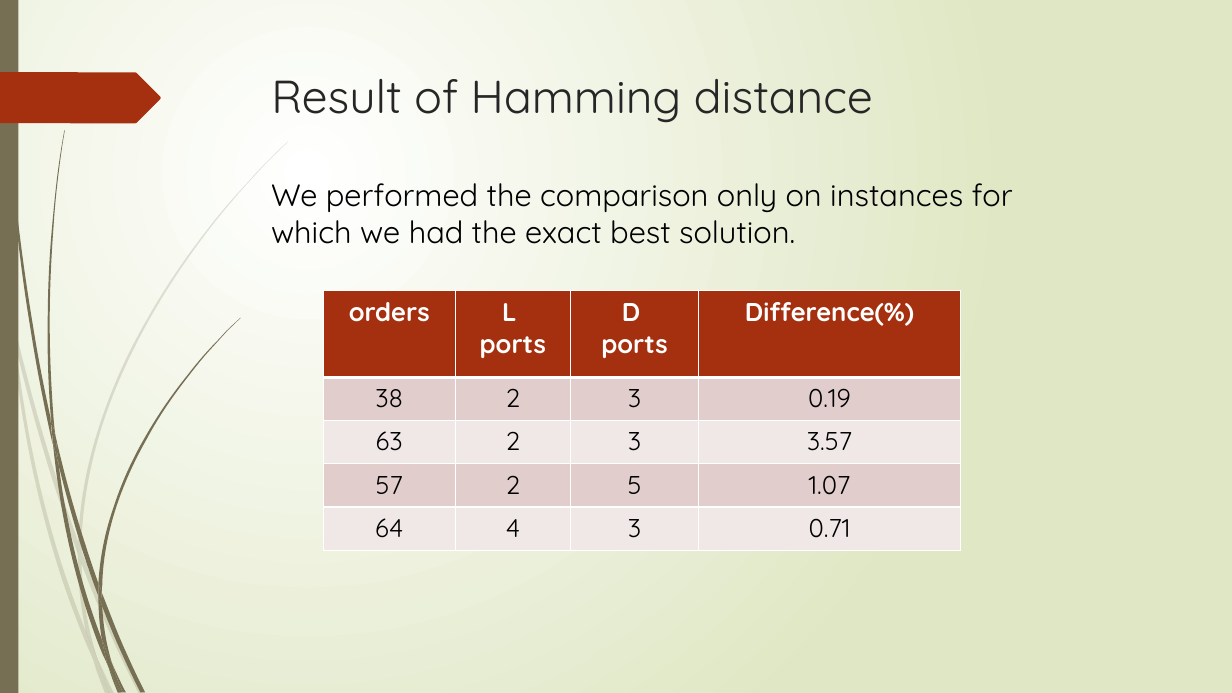
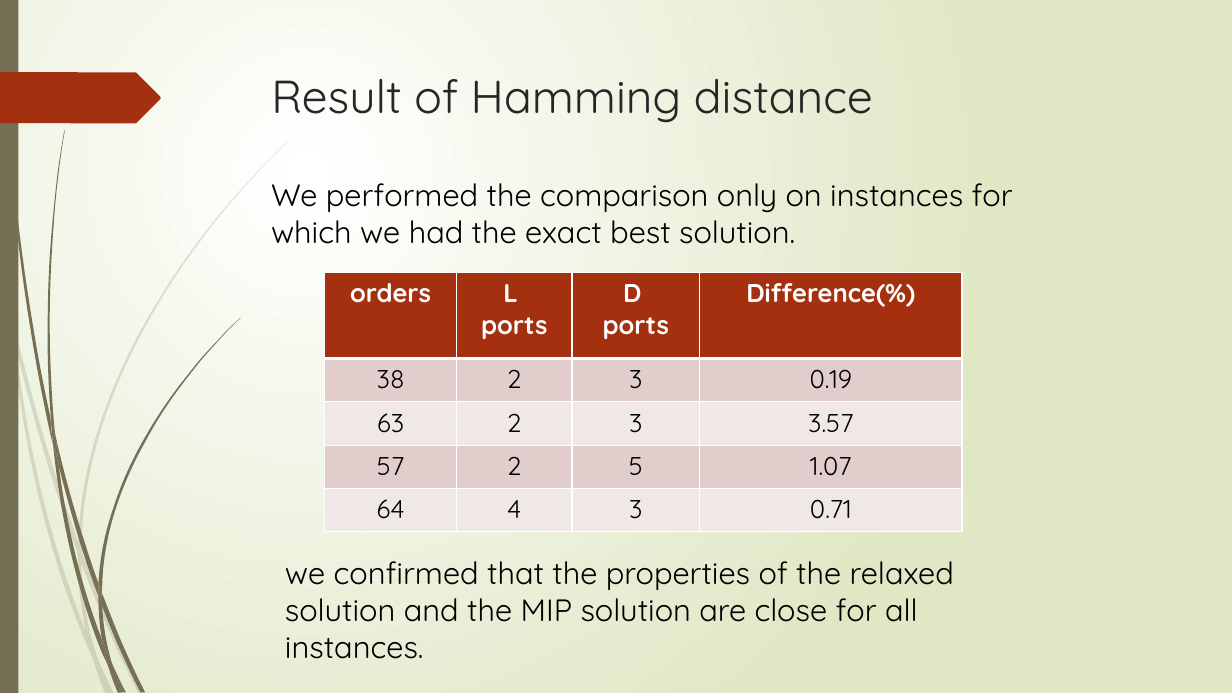
Before and after one commit to r-kurosu/kline_new, a slide deck: slide 50 of 竹田_修論発表.pptx (slide 53 before the commit). Drawn at 1232x693 pixels with LibreOffice and Linux fonts; fonts in the diff are those of the drawing. Boxes give left, top, right and bottom in pixels: in the first picture for what was removed or moved away, otherwise in the second. Text is boxed around its words. In the diff, an @@ line names an element or a change of style, - is before the commit and + after.

```diff
--- a/竹田_修論発表.pptx
+++ b/竹田_修論発表.pptx
@@ table: place and size @@
-table at (323,291,961,551)
+table at (324,273,962,532)
@@ text added at (285,561,954,659), 24 pt, text #000000 @@
+we confirmed that the properties of the relaxed solution and the MIP solution are close for all instances.
```
Also in this commit, not shown: 2 other slides changed, 1 slide added.
